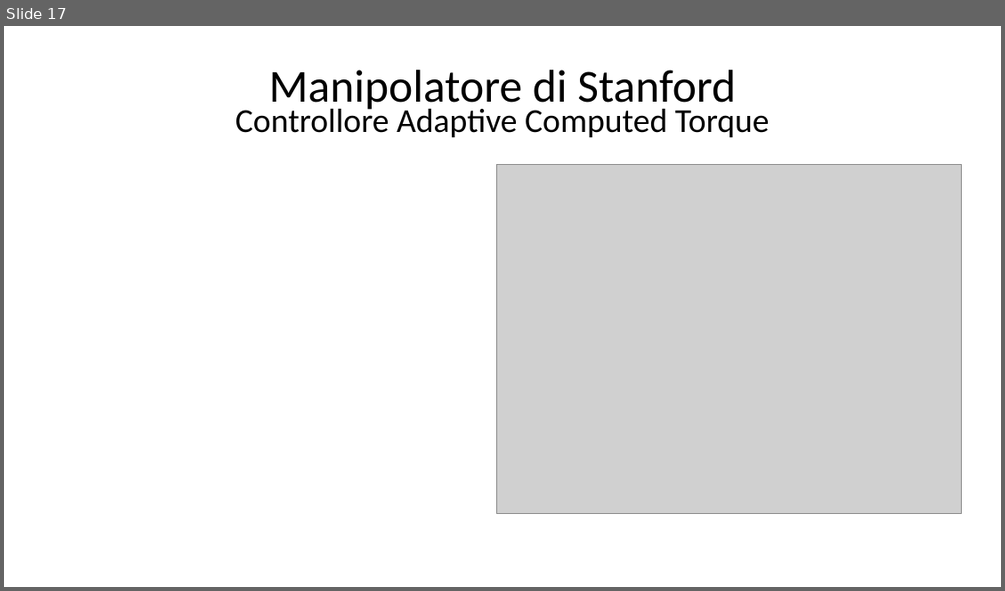
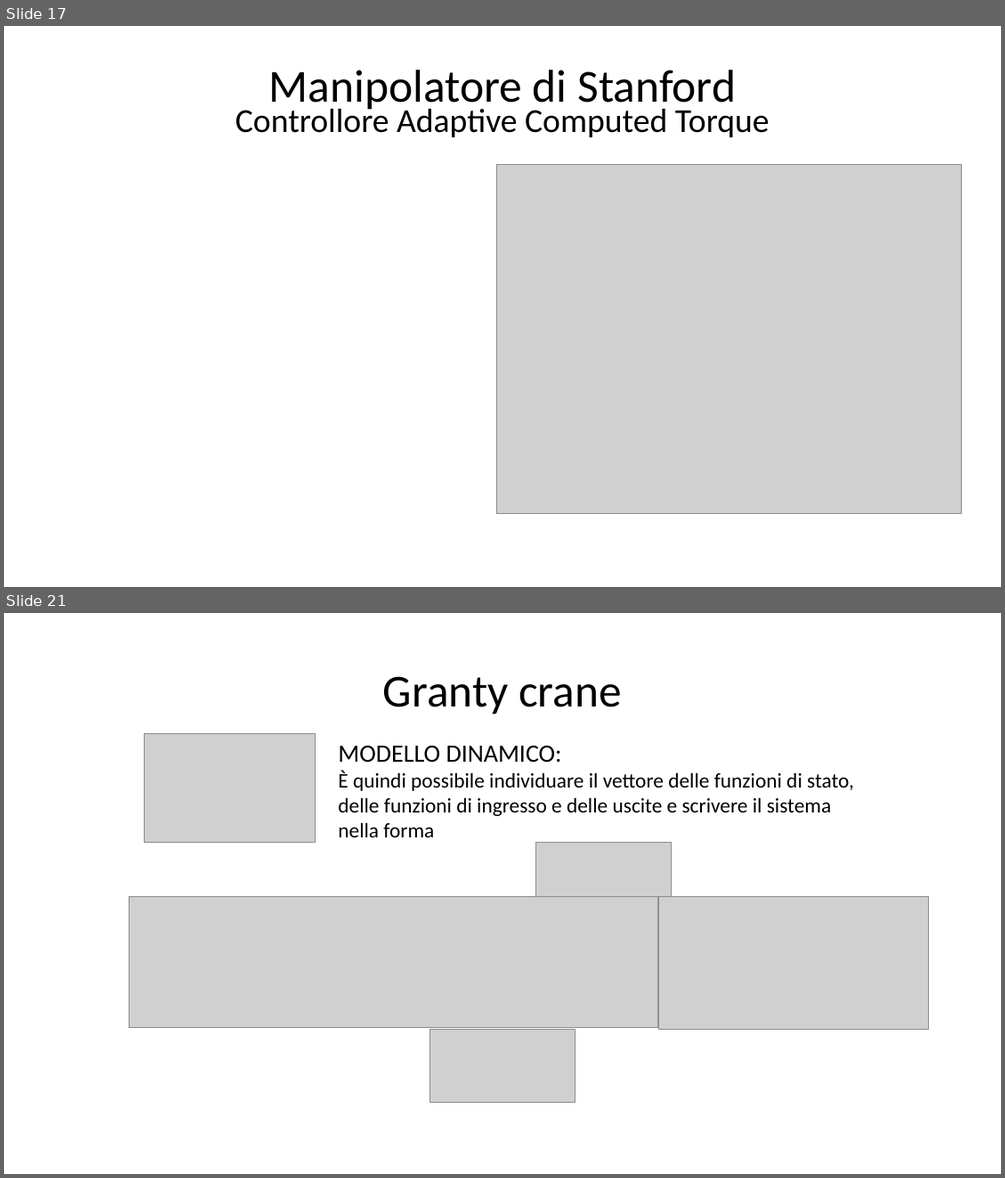
Before and after one commit to giga487/BicchiGas, a slide deck: Relazione/Presentazione.pptx. Shown one above the other, each under a label of ours: slide 17 before the commit, slides 17 and 21 after it; the slides between them are not shown. The pictures are 1005x591 and 1005x1178 pixels, drawn with LibreOffice and Linux fonts; fonts in the diff are those of the drawing; grey boxes stand for pictures. Boxes give left, top, right and bottom in pixels: in the first picture for what was removed or moved away, otherwise in the second. Text is boxed around its words. In the diff, an @@ line names an element or a change of style, - is before the commit and + after.

```diff
--- a/Relazione/Presentazione.pptx
+++ b/Relazione/Presentazione.pptx
@@ slide 21 added at <box>4,613,1001,1174</box>, background #FFFFFF @@
@@ text added at <box>383,676,622,714</box>, 44 pt, text #000000 @@
+Granty crane
@@ picture added at <box>144,733,316,843</box> @@
@@ text added at <box>338,746,854,837</box>, 20 pt, text #000000 @@
+MODELLO DINAMICO:
+È quindi possibile individuare il vettore delle funzioni di stato, delle funzioni di ingresso e delle uscite e scrivere il sistema nella forma
@@ picture added at <box>536,843,672,896</box> @@
@@ picture added at <box>129,896,658,1027</box> @@
@@ picture added at <box>658,896,928,1029</box> @@
@@ picture added at <box>429,1029,574,1102</box> @@
```
Also in this commit, not shown: 3 slides changed, 8 other slides added, 19 other files.
